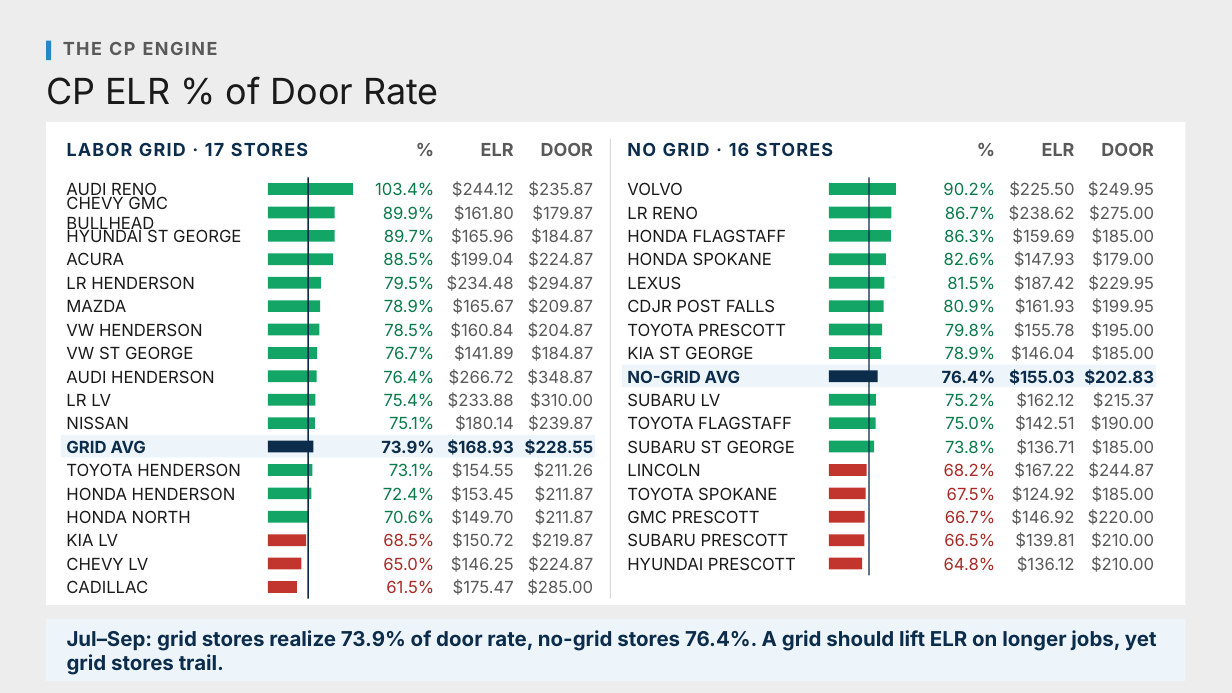
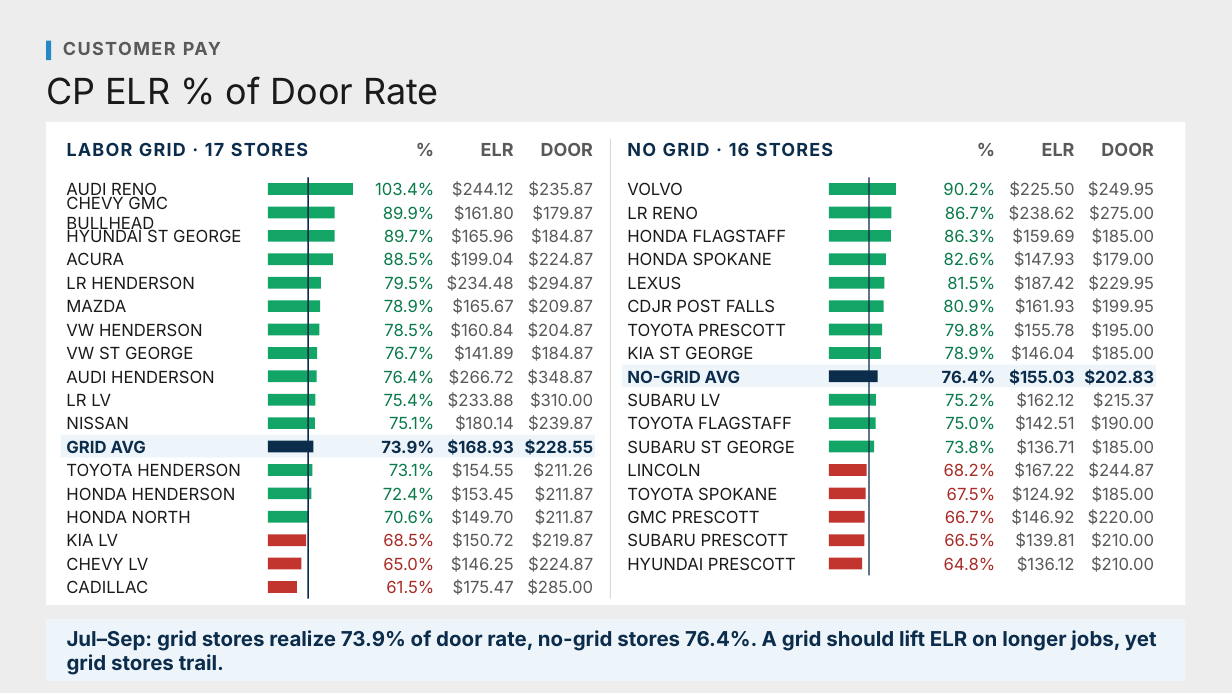
Before and after one commit to Ndresner/Noah, a slide deck: slide 19 of day2-deck/decks/The CP Engine - House Style.pptx (slide 16 before the commit). Drawn at 1232x693 pixels with LibreOffice and Linux fonts; fonts in the diff are those of the drawing. Boxes give left, top, right and bottom in pixels: in the first picture for what was removed or moved away, otherwise in the second. Text is boxed around its words. In the diff, an @@ line names an element or a change of style, - is before the commit and + after.

```diff
--- a/day2-deck/decks/The CP Engine - House Style.pptx
+++ b/day2-deck/decks/The CP Engine - House Style.pptx
@@ text at <box>63,42,221,55</box>: text changed @@
-THE CP ENGINE
+CUSTOMER PAY
```
Also in this commit, not shown: 27 other slides changed, 7 slides added, 27 other files.
